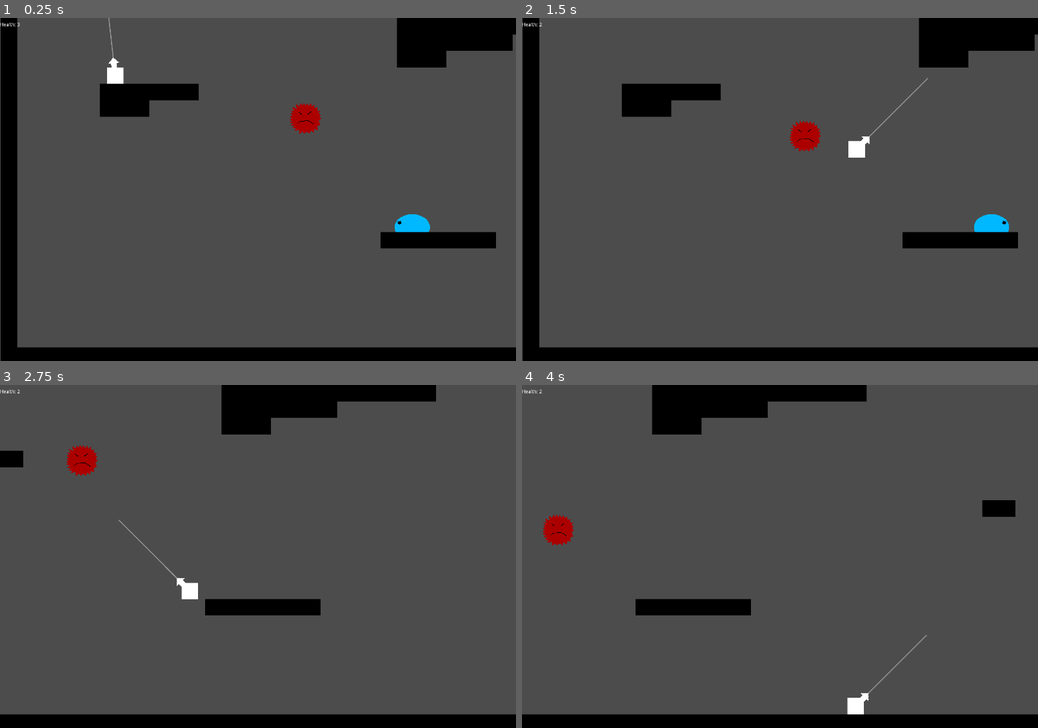
Above: before the commit, frames 1-4 (two rows, left to right).
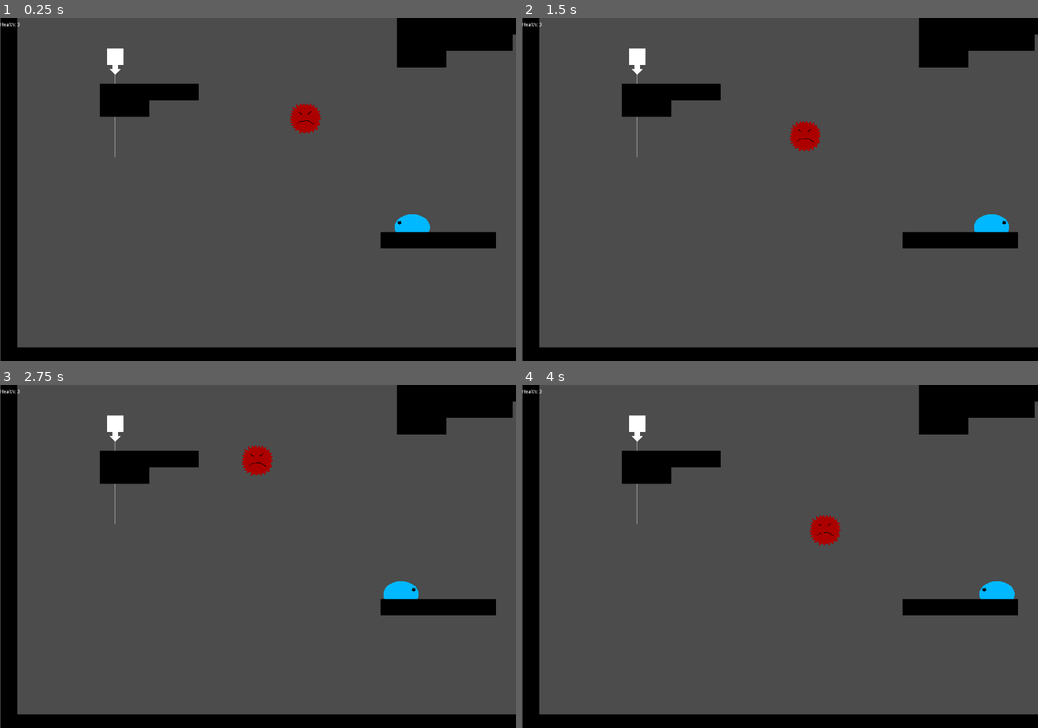
Above: after the commit, the same moments.

Repository: cjsweeten101/dws
Game: Godot game, scene res://Levels/TestingLevel.tscn
Same seed, same stepped clock (60 frames per second), same inputs: the game is played once before the commit and once after it.
Inputs:
- Up to frame 1 (0.25 s): no input
- Up to frame 2 (1.5 s): tap Enter (action) at 0.5, 1.35 s; hold Enter (action) 0.53-1.28 s; hold D (right) from 0.53 s (still down)
- Up to frame 3 (2.75 s): release D (right) at 2.03 s; hold A (left) from 2.03 s (still down); hold Enter (action) from 2.03 s (still down)
- Up to frame 4 (4 s): release A (left) at 2.78 s; release Enter (action) at 2.78 s; hold D (right) from 2.78 s (still down); tap Enter (action) at 2.85 s; hold Enter (action) from 3.53 s (still down)

The runs differ from the first frame. In frame 1, 0.3% of the frame differs, in the area x 20-24%, y 0-41%; in frame 2, 0.5%; in frame 3, 14%; in frame 4, 15%, in the area x 0-100%, y 0-100%.
Error after the commit: Parse Error: The function signature doesn't match the parent. Parent signature is: "void set_rotation(float)". (res://Player/Hooks/BasicWeapon.gd:25)

Commit message:
refactored weapon boyo! Next remove all player coooode

Diff:
--- a/Player/Hooks/BasicWeapon.gd
+++ b/Player/Hooks/BasicWeapon.gd
@@ -12,17 +12,20 @@
 var grapple_length = 0
 var elasticity = .10
 var grapple_boost = Vector2(1.3,1.5)
+var x_speed
 
-
+func set_x_speed(speed):
+	x_speed = speed
 func _physics_process(delta):
+	set_rotation()
 	if grappled:
 		$GrappleCast/ArrowSprite.global_position = grapple_points[0]
 		_check_for_break()
 
-func set_rotation(x_speed):
+func set_rotation():
 	if grappled:
 		just_released = true
-		$GrappleCast.rotation_degrees = (grapple_point - global_position).normalized().angle()*180/PI - 90
+		$GrappleCast.rotation_degrees = (grapple_point - global_position).angle()*180/PI - 90
 	else:
 		if just_released:
 				$GrappleCast.rotation_degrees = 180 + x_speed/max_speed*(45)
--- a/Player/Hooks/BasicWeapon.tscn
+++ b/Player/Hooks/BasicWeapon.tscn
@@ -7,6 +7,7 @@
 [node name="BasicWeapon" type="Node2D" index="0"]
 
 script = ExtResource( 1 )
+_sections_unfolded = [ "Transform" ]
 
 [node name="GrappleCast" type="RayCast2D" parent="." index="0"]
 
@@ -46,9 +47,10 @@
 
 modulate = Color( 1, 1, 1, 0.392157 )
 position = Vector2( -1.5, 36.3818 )
+z_index = -1
 texture = ExtResource( 3 )
 centered = false
-_sections_unfolded = [ "Offset", "Transform", "Visibility" ]
+_sections_unfolded = [ "Offset", "Transform", "Visibility", "Z Index" ]
 
 [node name="MissDisplay" type="Timer" parent="." index="1"]
 
--- a/Player/Player.gd
+++ b/Player/Player.gd
@@ -51,7 +51,7 @@
 #				draw_line(grapple_points[i+1]- global_position, grapple_points[i] - global_position, Color(255,255,255), 2)
 
 func _physics_process(delta):
-	current_weapon.set_rotation(current_speed.x)
+	current_weapon.set_x_speed(current_speed.x)
 	if current_weapon.is_grappled():
 		if just_grappled:
 			current_speed.y *= current_weapon.get_elasticity()
--- a/Player/Player.tscn
+++ b/Player/Player.tscn
@@ -49,7 +49,7 @@
 [node name="GrappleCast" type="RayCast2D" parent="." index="2"]
 
 visible = false
-rotation = 2.61799
+rotation = 3.14159
 enabled = true
 exclude_parent = true
 cast_to = Vector2( 0, 1000 )
@@ -62,7 +62,8 @@
 position = Vector2( 1, 36.3818 )
 rotation = 3.14159
 scale = Vector2( 1, -1 )
-z_index = -1
+z_index = -2
+z_as_relative = false
 texture = ExtResource( 3 )
 centered = false
 _sections_unfolded = [ "Offset", "Transform", "Visibility", "Z Index" ]
